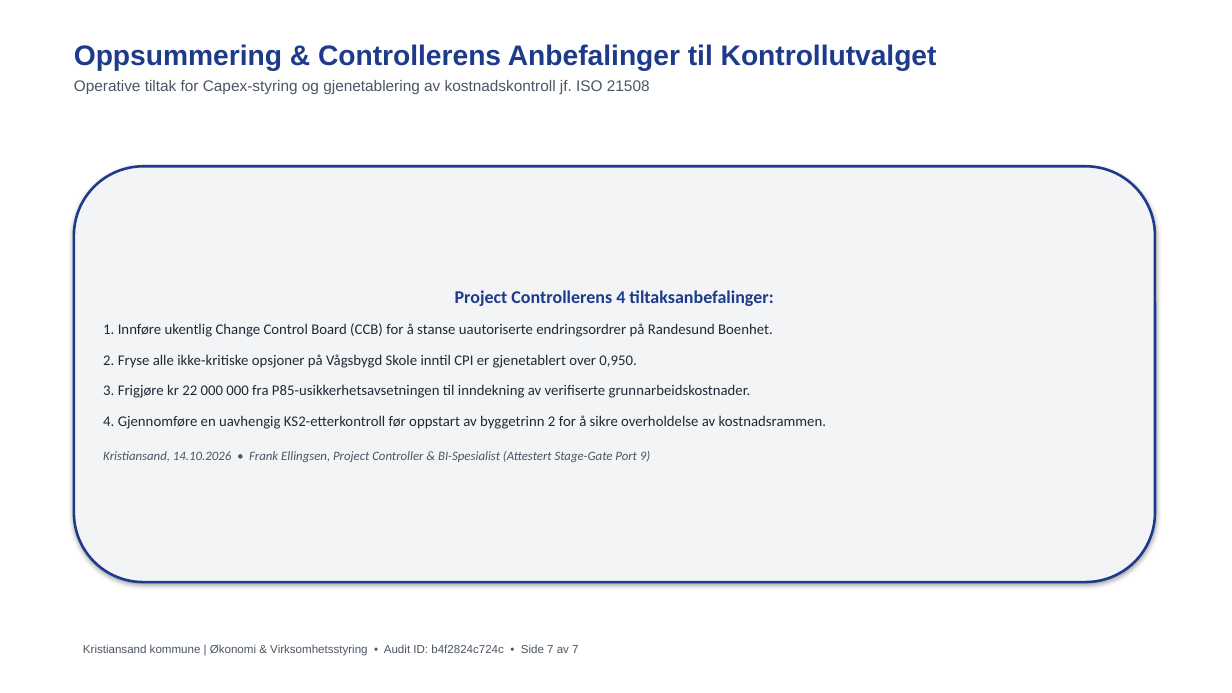
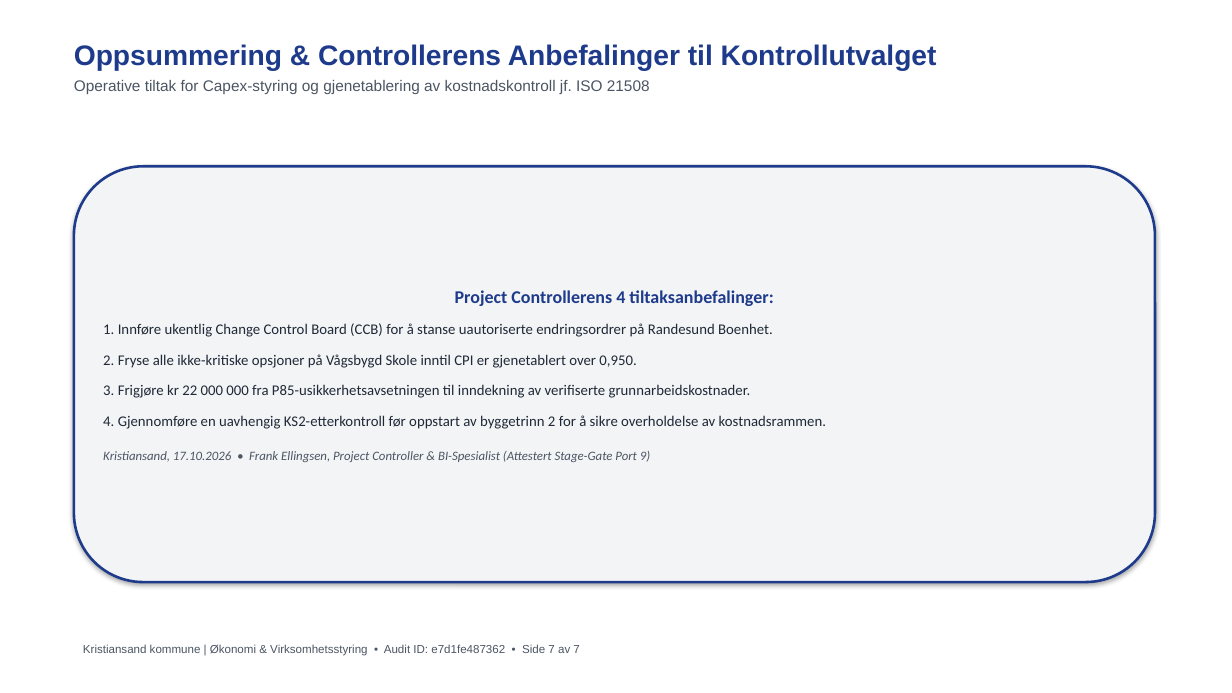
Before and after one commit to Frank-Ellingsen/AI_KOM, a slide deck: slide 7 of powerpoint/Presentasjon_Prosjektkontroll_Capex_EVM_2026.pptx. Drawn at 1232x693 pixels with LibreOffice and Linux fonts; fonts in the diff are those of the drawing. Boxes give left, top, right and bottom in pixels: in the first picture for what was removed or moved away, otherwise in the second. Text is boxed around its words. In the diff, an @@ line names an element or a change of style, - is before the commit and + after.

```diff
--- a/powerpoint/Presentasjon_Prosjektkontroll_Capex_EVM_2026.pptx
+++ b/powerpoint/Presentasjon_Prosjektkontroll_Capex_EVM_2026.pptx
@@ text in rounded rectangle at [103,451,650,462]: text changed @@
-Kristiansand, 14.10.2026 • Frank Ellingsen, Project Controller & BI-Spesialist (Attestert Stage-Gate Port 9)
+Kristiansand, 17.10.2026 • Frank Ellingsen, Project Controller & BI-Spesialist (Attestert Stage-Gate Port 9)
@@ text at [83,644,579,656]: text changed @@
-Kristiansand kommune | Økonomi & Virksomhetsstyring • Audit ID: b4f2824c724c • Side 7 av 7
+Kristiansand kommune | Økonomi & Virksomhetsstyring • Audit ID: e7d1fe487362 • Side 7 av 7
```
Also in this commit, not shown: 6 other slides changed, 12 other files.
